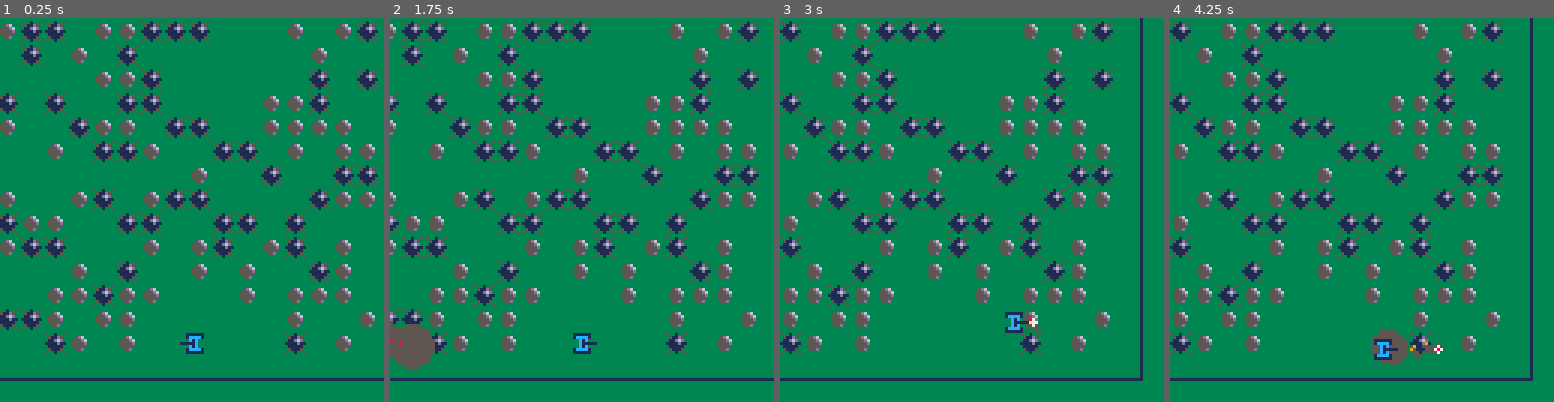
Above: before the commit, frames 1-4 (left to right).
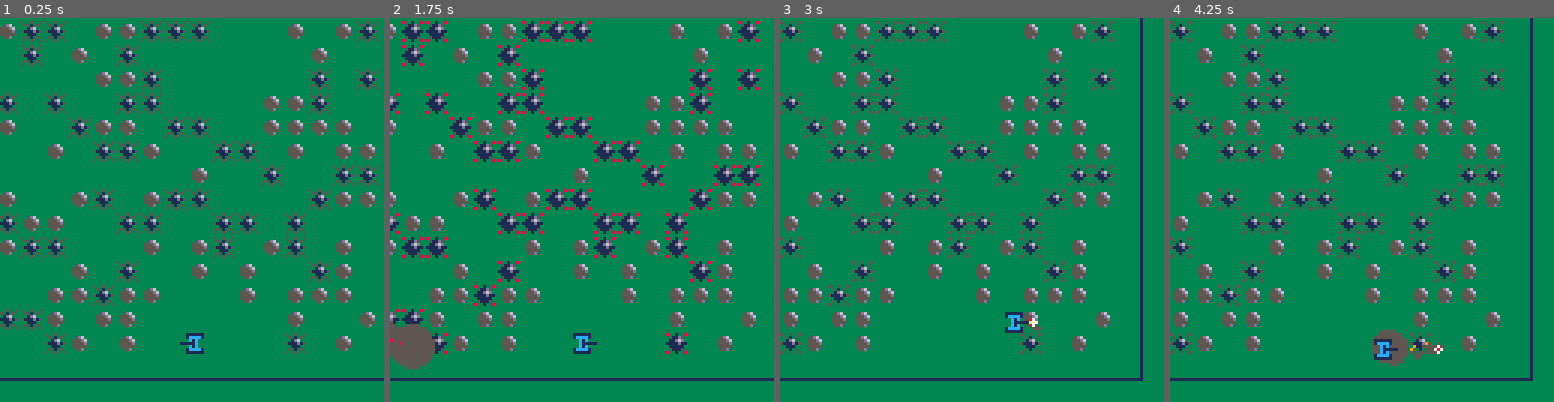
Above: after the commit, the same moments.

Repository: monkeywidget/pico8-carts
Game: PICO-8 cartridge carts/tank.p8
Two runs of this game, one before a commit and one after it. Both use one fixed random seed, a clock stepped at 60 frames per second and the inputs below.
Inputs:
- Up to frame 1 (0.25 s): no input
- Up to frame 2 (1.75 s): tap X (X key) at 0.33, 1.07 s; hold Right from 1.6 s (still down)
- Up to frame 3 (3 s): tap X (X key) at 1.85, 2.97 s; release Right at 2.1 s; hold Up 2.15-2.42 s; hold Right from 2.47 s (still down)
- Up to frame 4 (4.25 s): release Right at 3.03 s; hold Left 3.08-3.58 s; hold Down 3.63-3.97 s; hold Right from 4.02 s (still down); tap X (X key) at 4.08 s

The runs differ from the first frame. In frame 1, 3.4% of the frame differs, in the area x 0-99%, y 0-88%; in frame 2, 1.1%; in frame 3, 2.9%; in frame 4, 2.9%.

Commit message:
about to add obstacle code

Diff:
--- a/carts/tank.p8
+++ b/carts/tank.p8
@@ -22,7 +22,13 @@
 y_top_edge = 8
 y_bottom_edge = board_size_y - y_top_edge
 
+mine_grid_unit = 8
+mines_grid_x_size = (x_right_edge-x_left_edge)/mine_grid_unit
+mines_grid_y_size = (y_bottom_edge-y_top_edge)/mine_grid_unit
+
 function _init()
+	clock = 0
+
 	tank = {t=l} -- t=direction in (lrud), coords set in mines
 	-- dynamic things
 	bullets = {}
@@ -36,6 +42,20 @@
 	spawn_mines() -- also sets the tank coords
 end
 
+-- returns 0, 1, 2
+function pulse_clock()
+	state = (clock % 30)
+	if (state < 15) then
+		return 0
+	elseif (state < 20) then
+		return 1
+	elseif (state < 25) then
+		return 2
+	else
+		return 1
+	end
+end
+
 -- utility method that combines missing math.min and math.max
 function in_range(x, min, max)
 	if x <= min then return min end
@@ -56,29 +76,23 @@
 function spawn_mines()
 	tank.x = in_range(flr(rnd(x_right_edge)), x_left_edge+4, x_right_edge-4)
 	tank.y = in_range(flr(rnd(y_bottom_edge)), y_top_edge+4, y_bottom_edge-4)
-
-	MINE_GRID_UNIT = 8
-	-- grid will be indexed by strings X_Y
-	MINES_GRID_X_SIZE = (x_right_edge-x_left_edge)/MINE_GRID_UNIT
-	MINES_GRID_Y_SIZE = (y_bottom_edge-y_top_edge)/MINE_GRID_UNIT
-
 	cell_random_spawn_mines()
 end
 
 function cell_random_spawn_mines()
-	MINE_PROBABILITY = 0.25
-	ROCK_PROBABILITY = 0.25
-
-	for i=1,(MINES_GRID_X_SIZE-2) do
-		for j=1,(MINES_GRID_Y_SIZE-2) do
-			test_point={x=(i*MINE_GRID_UNIT)+MINE_GRID_UNIT,y=(j*MINE_GRID_UNIT)+MINE_GRID_UNIT}
+	mine_probability = 0.25
+	rock_probability = 0.25
+
+	for i=1,(mines_grid_x_size-2) do
+		for j=1,(mines_grid_y_size-2) do
+			test_point={x=(i*mine_grid_unit)+mine_grid_unit,y=(j*mine_grid_unit)+mine_grid_unit}
 			lotto = rnd(1)
 
-			if closer_than(tank,test_point,3*MINE_GRID_UNIT) then
+			if closer_than(tank,test_point,3*mine_grid_unit) then
 				-- (there is no "continue" in lua)
-			elseif lotto < MINE_PROBABILITY then
+			elseif lotto < mine_probability then
 				add(mines, {x=test_point.x, y=test_point.y})
-			elseif lotto < ROCK_PROBABILITY + MINE_PROBABILITY then
+			elseif lotto < rock_probability + mine_probability then
 				add(rocks, {x=test_point.x, y=test_point.y})
 			end
 		end
@@ -107,7 +121,7 @@
 		end
 
 		-- if collided with a mine, explode, delete and return
-		-- TODO
+		-- todo
 
 		-- move bullet
 		b.x = b.x + b.dx
@@ -158,12 +172,23 @@
 	end
 end
 
-function draw_mines() for m in all(mines) do spr(3, m.x, m.y) end end
+function draw_mines() for m in all(mines) do spr(32 + pulse_clock(), m.x, m.y) end end
 function draw_rocks() for r in all(rocks) do spr(9, r.x, r.y) end end
 function draw_bullets() for b in all(bullets) do circfill( b.x, b.y, 1, 7) end end
 function draw_sparks() for s in all(sparks) do circ(s.x, s.y, 0, spark_colors[s.age]) end end
 function draw_smoke() for s in all(smoke) do circfill(s.x, s.y, s.radius, 5) end end
 
+-- todo
+function xy_coords_to_grid(x,y)
+	return {x=10,y=10}
+end
+
+-- todo: convert rocks{} and mines{} to use grid coords,
+function tank_not_blocked(dir)
+	return true
+end
+
+-- todo: convert wall detection to use not_blocked
 mv_tank_helper = {
 	[l] = function() if tank.x > x_left_edge+4 then tank.x = tank.x -1 end end,
 	[r] = function() if tank.x < x_right_edge-4 then tank.x = tank.x +1 end end,
@@ -174,7 +199,7 @@
 -- calls a table of functions
 -- for the different directions
 function move_tank(n)
-	if tank.t == n then
+	if tank.t == n and tank_not_blocked(n) then
 		mv_tank_helper[n]()
 	else
 		tank.t = n
@@ -182,7 +207,7 @@
 end
 
 -- assures the board is showing the tank!
--- minimum X or Y value at 0, max at board_size_? - 64 (for 128x128 screen)
+-- minimum x or y value at 0, max at board_size_? - 64 (for 128x128 screen)
 function set_camera()
 	-- simple behavior: keep it centered (128x128 screen)
 	-- camera(tank.x - screen_dimension/2, tank.y - screen_dimension/2)
@@ -199,12 +224,16 @@
 
 -- called when the button is pressed
 -- creates the bullet
--- todo plays the sound
+-- plays the sound
 function fire_cannon()
 	add(bullets, new_bullet_helper[tank.t]())
+	sfx(10)
 end
 
 function _update()
+
+	clock = clock+1
+
 	-- move the tank for directional buttons
 	if btn(0) then -- left
 		move_tank(l)
Not shown, changed: 23 lines of the sprite sheet (__gfx__) section of carts/tank.p8
Not shown, changed: the music (__music__) section of carts/tank.p8
Not shown, changed: the sound effects (__sfx__) section of carts/tank.p8
